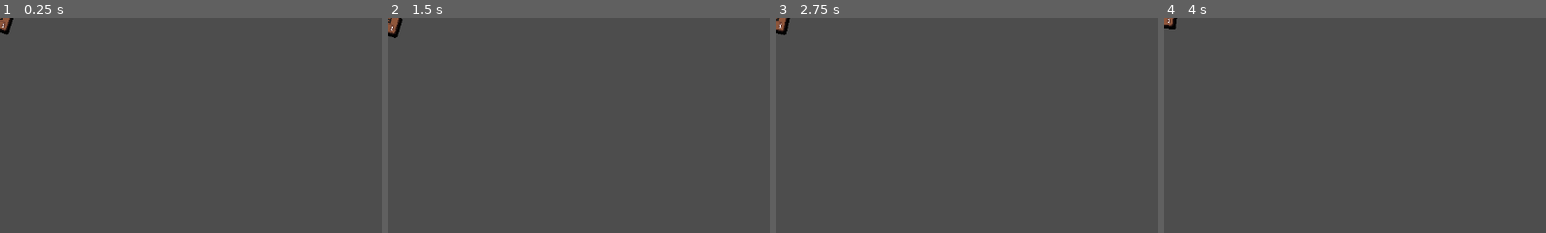
Above: before the commit, frames 1-4 (left to right).
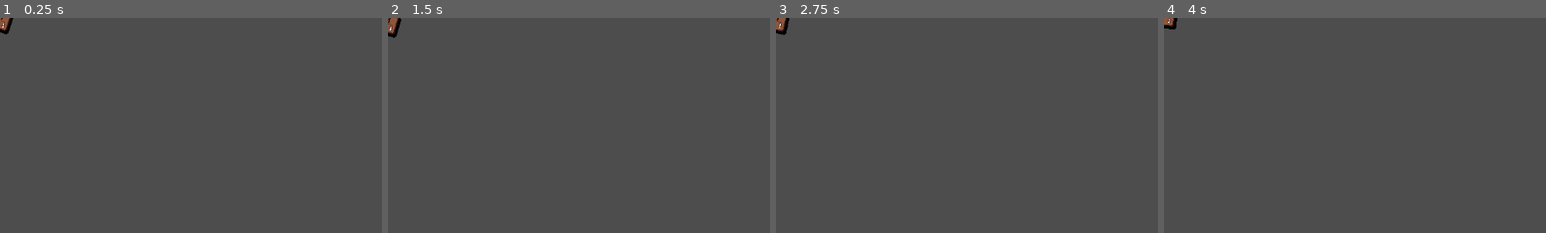
Above: after the commit, the same moments.

Repository: LiranDat/Spitandspell
Game: Godot game, scene res://letter.tscn
Same seed, same stepped clock (60 frames per second), same inputs: the game is played once before the commit and once after it. This scene is started directly instead of the project's main scene.
Inputs (mouse positions are % of the whole screen's width and height, from its top left):
- Up to frame 1 (0.25 s): no input
- Up to frame 2 (1.5 s): move the mouse to (72, 45) at 0.52 s; click (72, 45) at 0.67 s; tap Enter at 1.25 s; move the mouse to (30, 55) at 1.27 s; click (30, 55) at 1.42 s
- Up to frame 3 (2.75 s): tap Space at 2 s; move the mouse to (60, 28) at 2.02 s; click (60, 28) at 2.17 s
- Up to frame 4 (4 s): tap Enter at 2.75 s; move the mouse to (45, 70) at 2.77 s; click (45, 70) at 2.92 s; tap Space at 3.5 s; move the mouse to (80, 65) at 3.52 s; click (80, 65) at 3.67 s
The pictures show only the part of the screen within x 0-50%, y 0-50%; the shares and areas given below are measured in that part.

The runs differ from the first frame. In frame 1, less than 0.1% of the frame differs, in the area x 0-4%, y 0-8%; in frame 2, 0.1%, in the area x 0-4%, y 0-10%; in frame 3, less than 0.1%; in frame 4, less than 0.1%.

Commit message:
Add letter distribution and mic

Diff:
--- a/letter.gd
+++ b/letter.gd
@@ -1,42 +1,42 @@
-extends Sprite2D
+extends Node2D
 var time = 0.0
 var spawn = true
 @export var letter : String = "A"
 @export var score : int = 1
 
+var swayEnabled = true
+
 func _ready():
-	$Text.text = letter
-	$Score.text = str(score)
+	$Letter/Text.text = letter
+	$Letter/Score.text = str(score)
 	appear()
 
 func _process(delta: float) -> void:
-	sway(delta)
+	if(swayEnabled):
+		sway(delta)
 	pass
 
 func appear():
 	var tween = get_tree().create_tween()
 	tween.set_ease(Tween.EASE_OUT)
 	tween.set_trans(Tween.TRANS_ELASTIC)
-	self.scale = Vector2(0.5,0.5)
-	tween.tween_property(self,"scale",Vector2(1.0,1.0),1.0)
+	$Letter.scale = Vector2(0.5,0.5)
+	tween.tween_property($Letter,"scale",Vector2(1.0,1.0),1.0)
 	pass
 
 func shake():
 	var tween = get_tree().create_tween()
 	tween.set_ease(Tween.EASE_OUT)
 	tween.set_trans(Tween.TRANS_ELASTIC)
-	self.scale = Vector2(0.2,0.8)
-	tween.tween_property(self,"scale",Vector2(1.0,1.0),1.0)
-
+	$Letter.scale = Vector2(0.2,0.8)
+	tween.tween_property($Letter,"scale",Vector2(1.0,1.0),1.0)
 	pass
 
 func sway(delta):
-	position.y = sin(time)*6.0
+	$Letter.position.y = sin(time)*6.0
 	rotation = cos(time*.3)*1.0/PI
 	time+=delta
 	pass
-
-
 
 func _on_area_2d_input_event(viewport: Node, event: InputEvent, shape_idx: int) -> void:
 	if event is InputEventMouseButton:
--- a/letter.tscn
+++ b/letter.tscn
@@ -8,12 +8,13 @@
 [sub_resource type="RectangleShape2D" id="RectangleShape2D_kv2n4"]
 size = Vector2(32, 32)
 
-[node name="Letter" type="Sprite2D"]
+[node name="Base" type="Node2D"]
+script = ExtResource("2_5gbsb")
+
+[node name="Letter" type="Sprite2D" parent="."]
 texture = ExtResource("1_r6swm")
-script = ExtResource("2_5gbsb")
-letter = "a"
 
-[node name="Text" type="Label" parent="."]
+[node name="Text" type="Label" parent="Letter"]
 modulate = Color(0.0962047, 0.0962048, 0.0962047, 1)
 offset_left = -11.0
 offset_top = -21.0
@@ -26,7 +27,7 @@
 clip_text = true
 visible_characters = 1
 
-[node name="Score" type="Label" parent="."]
+[node name="Score" type="Label" parent="Letter"]
 offset_left = 7.0
 offset_right = 11.0
 offset_bottom = 23.0
@@ -36,15 +37,15 @@
 max_lines_visible = 1
 visible_characters = 1
 
-[node name="Shadow" type="Sprite2D" parent="."]
+[node name="Shadow" type="Sprite2D" parent="Letter"]
 modulate = Color(0, 0, 0, 1)
 z_index = -1
 position = Vector2(4, 4)
 texture = ExtResource("1_r6swm")
 
-[node name="Area2D" type="Area2D" parent="."]
+[node name="Area2D" type="Area2D" parent="Letter"]
 
-[node name="CollisionShape2D" type="CollisionShape2D" parent="Area2D"]
+[node name="CollisionShape2D" type="CollisionShape2D" parent="Letter/Area2D"]
 shape = SubResource("RectangleShape2D_kv2n4")
 
-[connection signal="input_event" from="Area2D" to="." method="_on_area_2d_input_event"]
+[connection signal="input_event" from="Letter/Area2D" to="Letter" method="_on_area_2d_input_event"]
--- /dev/null
+++ b/letter_selection.gd
@@ -0,0 +1,70 @@
+extends Node2D
+
+var letterScene = preload("res://letter.tscn")
+
+var abc = { # [ Punkte, Häufigkeit ]
+	"A": [1, 9],
+	"B": [3, 2],
+	"C": [3, 2],
+	"D": [2, 4],
+	"E": [1, 12],
+	"F": [4, 2],
+	"G": [2, 3],
+	"H": [4, 2],
+	"I": [1, 9],
+	"J": [8, 1],
+	"K": [5, 1],
+	"L": [1, 4],
+	"M": [3, 2],
+	"N": [1, 6],
+	"O": [1, 8],
+	"P": [3, 2],
+	"Q": [10, 1],
+	"R": [1, 6],
+	"S": [1, 4],
+	"T": [1, 6],
+	"U": [1, 4],
+	"V": [4, 2],
+	"W": [4, 2],
+	"X": [8, 1],
+	"Y": [4, 2],
+	"Z": [10, 1]
+}
+
+func _ready():
+	createLetterDeck()
+	pass
+
+func createLetterDeck():
+	var letterDeck = []
+	for letter in abc.keys():
+		#print(letter + ": count [" + str(abc[letter][1]) +"] + score["+ str(abc[letter][0])+"]")
+		for count in abc[letter][1]:
+			var letterInstance = letterScene.instantiate()
+			letterInstance.letter = letter
+			letterInstance.score = abc[letter][0]
+			$MicPos/LetterDeck.add_child(letterInstance)
+			letterInstance.hide()
+	pass
+
+func distributeLetters(count):
+	for index in range(count):
+		var childCount = $MicPos/LetterDeck.get_child_count()
+		if(childCount <= 0):
+			return
+		var childIndex = randi_range(0,$MicPos/LetterDeck.get_child_count()-1)
+		var letter = $MicPos/LetterDeck.get_child(childIndex)
+		letter.reparent(self)
+		var tween = letter.create_tween()
+		tween.set_ease(Tween.EASE_OUT)
+		tween.set_trans(Tween.TRANS_ELASTIC)
+		tween.tween_property(letter,"global_position",Vector2(64.0*index+64.,128.0),1.0)
+		letter.show()
+		$MicPos/Mic.pop()
+		await get_tree().create_timer(0.1).timeout
+	pass
+
+
+func _on_timer_timeout() -> void:
+	distributeLetters(10)
+	pass # Replace with function body.
--- /dev/null
+++ b/letter_selection.tscn
@@ -0,0 +1,20 @@
+[gd_scene load_steps=3 format=3 uid="uid://d14bd2ryyhrdr"]
+
+[ext_resource type="PackedScene" uid="uid://bt3pifrcmwhrx" path="res://mic.tscn" id="1_a8s43"]
+[ext_resource type="Script" uid="uid://dfchx6q4hw7ch" path="res://letter_selection.gd" id="1_bvp4e"]
+
+[node name="LetterSelection" type="Node2D"]
+script = ExtResource("1_bvp4e")
+
+[node name="MicPos" type="Node2D" parent="."]
+position = Vector2(514, 390)
+
+[node name="Mic" parent="MicPos" instance=ExtResource("1_a8s43")]
+
+[node name="LetterDeck" type="Node2D" parent="MicPos"]
+
+[node name="Timer" type="Timer" parent="."]
+one_shot = true
+autostart = true
+
+[connection signal="timeout" from="Timer" to="." method="_on_timer_timeout"]
--- /dev/null
+++ b/mic.gd
@@ -0,0 +1,22 @@
+extends Node2D
+
+var time = 0.0
+
+func _process(delta: float) -> void:
+	sway(delta)
+	pass
+
+func sway(delta):
+	$Sprite2D.position.y = sin(time)*6.0
+	$Sprite2D.rotation = sin(time*.6)*PI/8.0+PI/4.0
+	time+=delta
+	pass
+
+func pop():
+	var tween = get_tree().create_tween()
+	tween.set_parallel(true)
+	tween.set_ease(Tween.EASE_OUT)
+	tween.set_trans(Tween.TRANS_ELASTIC)
+	self.scale = Vector2(.6,1.0)
+	tween.parallel().tween_property(self,"scale",Vector2(1.0,1.0),1.0)
+	pass
--- /dev/null
+++ b/mic.tscn
@@ -0,0 +1,16 @@
+[gd_scene load_steps=3 format=3 uid="uid://bt3pifrcmwhrx"]
+
+[ext_resource type="Script" uid="uid://c5t3cao8aj1ab" path="res://mic.gd" id="1_lueau"]
+[ext_resource type="Texture2D" uid="uid://vd43sncbertf" path="res://aseprite/mic.png" id="2_g5dxv"]
+
+[node name="Mic" type="Node2D"]
+script = ExtResource("1_lueau")
+
+[node name="Sprite2D" type="Sprite2D" parent="."]
+texture = ExtResource("2_g5dxv")
+
+[node name="Sprite2D" type="Sprite2D" parent="Sprite2D"]
+modulate = Color(0, 0, 0, 1)
+show_behind_parent = true
+position = Vector2(4, 4)
+texture = ExtResource("2_g5dxv")
Binary file added: aseprite/mic.png
Not shown, added: aseprite/mic.png.import
Binary file changed: aseprite/sprites.aseprite
Not shown, added: letter_selection.gd.uid
Not shown, added: mic.gd.uid
